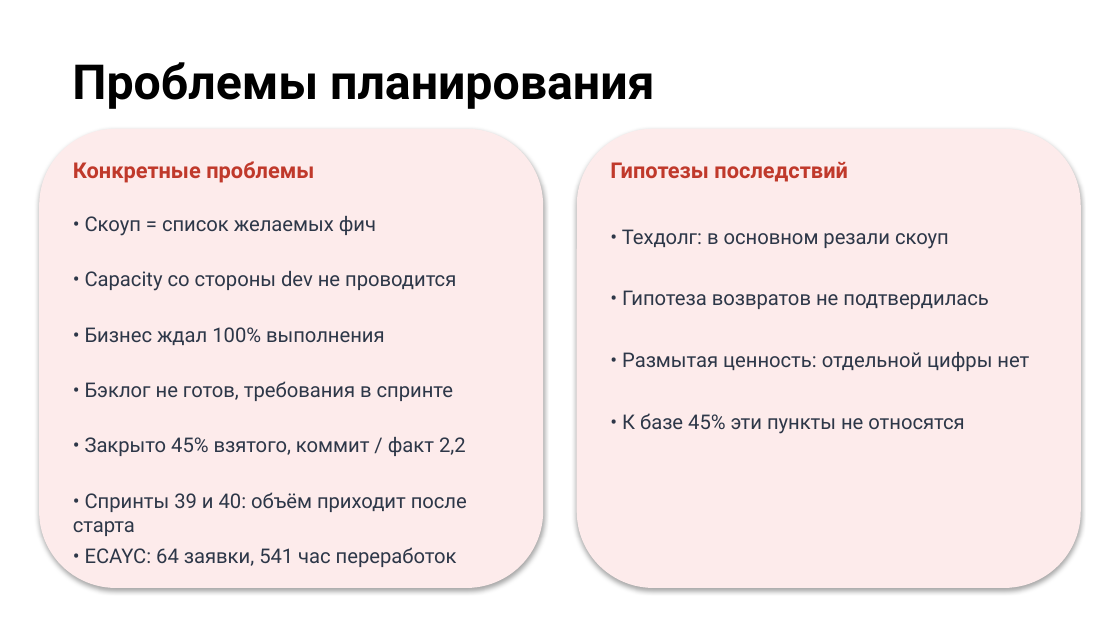
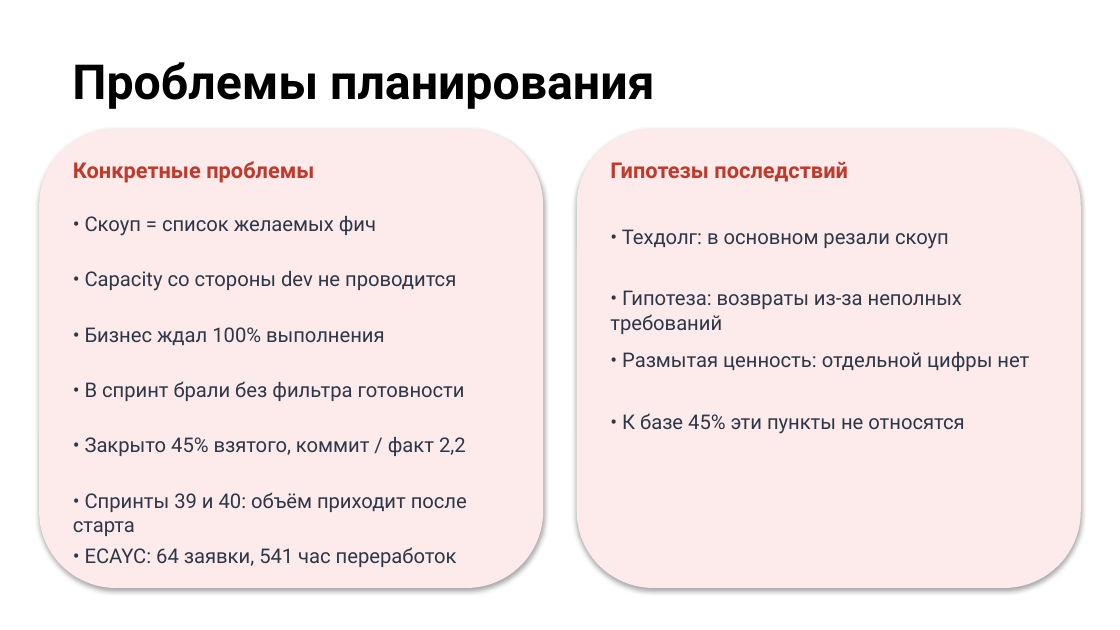
Before and after one commit to camelot270/otus_work, a slide deck: slide 7 of docs/Защита проекта. Петров Н.И..pptx. Drawn at 1120x630 pixels with LibreOffice and Linux fonts; fonts in the diff are those of the drawing; background and template pictures are left out. Boxes give left, top, right and bottom in pixels: in the first picture for what was removed or moved away, otherwise in the second. Text is boxed around its words. In the diff, an @@ line names an element or a change of style, - is before the commit and + after.

```diff
--- a/docs/Защита проекта. Петров Н.И..pptx
+++ b/docs/Защита проекта. Петров Н.И..pptx
@@ text at (610, 290, 962, 334): text changed @@
-• Гипотеза возвратов не подтвердилась
+• Гипотеза: возвраты из-за неполных требований
@@ text at (85, 381, 465, 401): text changed @@
-• Бэклог не готов, требования в спринте
+• В спринт брали без фильтра готовности
```
Also in this commit, not shown: 7 other slides changed.
